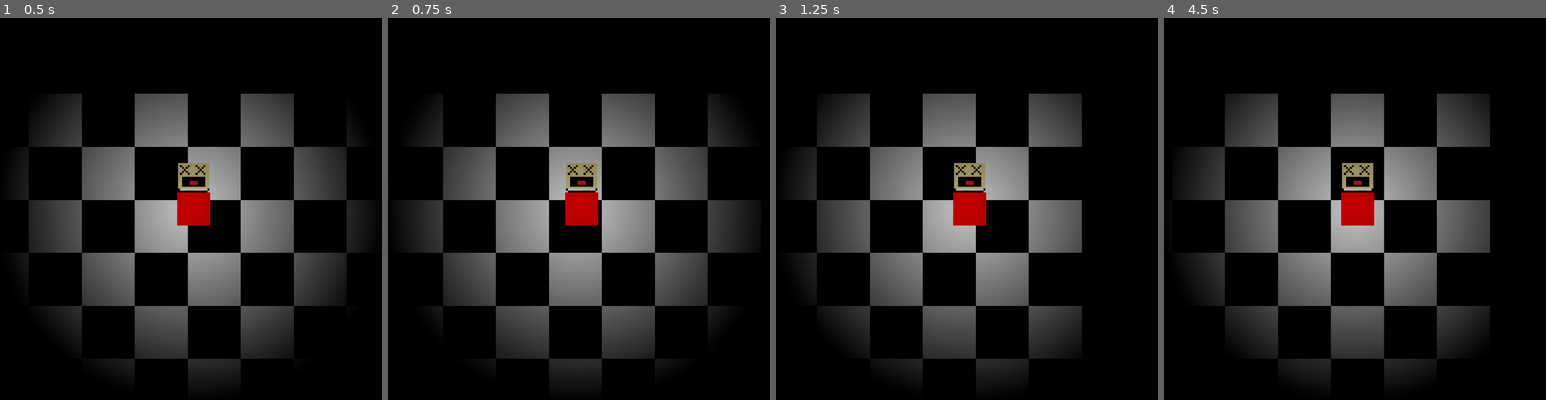
Above: before the commit, frames 1-4 (left to right).
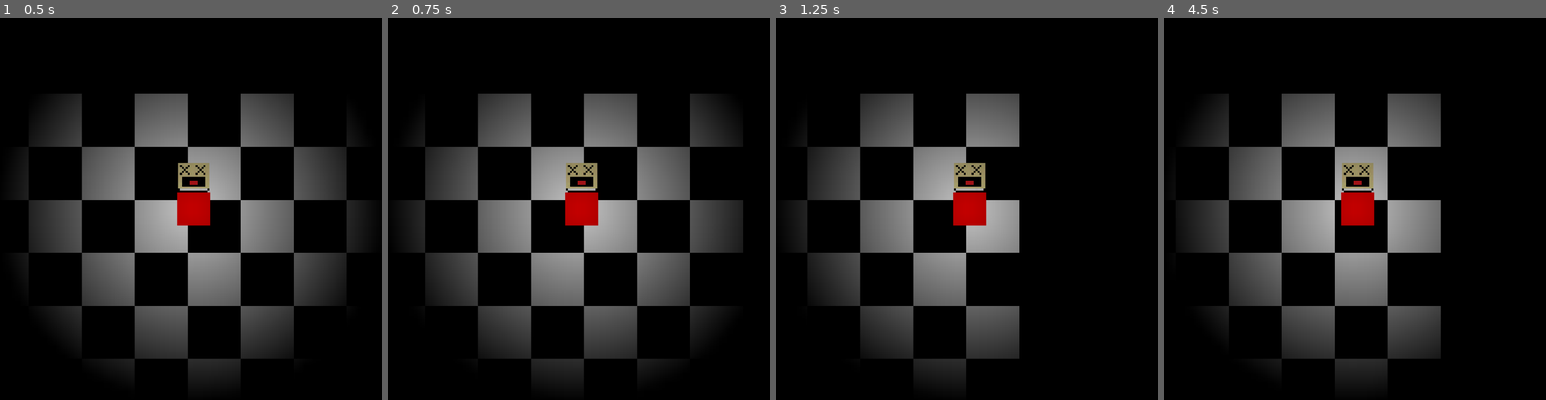
Above: after the commit, the same moments.

Repository: Vektor-Studios/Hackclub-Haven
Game: Godot game, scene res://Scenes/game.tscn
Two runs of this game, one before a commit and one after it. Both use one fixed random seed, a clock stepped at 60 frames per second and the inputs below. The engine's default icon, where the game draws it, is replaced by a stand-in: a white triangle on a blue panel in a dark square.
Inputs:
- Up to frame 1 (0.5 s): no input
- Up to frame 2 (0.75 s): tap Enter at 0.5 s; hold D (right) from 0.53 s (still down)
- Up to frame 3 (1.25 s): keep holding D (right)
- Up to frame 4 (4.5 s): release D (right) at 1.28 s; hold S (down) 1.28-2.03 s; hold D (right) 2.03-2.78 s; hold W (up) 2.78-3.53 s; hold A (left) from 3.53 s (still down)

Frame 1 is identical in both runs. In frame 2, 18% of the frame differs, in the area x 9-95%, y 19-95%; in frame 3, 37%; in frame 4, 44%, in the area x 5-86%, y 19-95%.

Commit message:
Removed Occlusion & Speed Changes
Buffed player speed and normalized the movement vector

Diff:
--- a/Scenes/hotel_map.tscn
+++ b/Scenes/hotel_map.tscn
@@ -5,26 +5,14 @@
 [sub_resource type="RectangleShape2D" id="RectangleShape2D_dr8dx"]
 size = Vector2(29, 1422)
 
-[sub_resource type="OccluderPolygon2D" id="OccluderPolygon2D_dr8dx"]
-polygon = PackedVector2Array(503.625, -933.5, 503.625, 488.5, 474.625, 488.5, 474.625, -933.5, 502.625, -933.5)
-
 [sub_resource type="RectangleShape2D" id="RectangleShape2D_dvflo"]
 size = Vector2(29, 2544)
-
-[sub_resource type="OccluderPolygon2D" id="OccluderPolygon2D_rjrkd"]
-polygon = PackedVector2Array(504, 1049.5, 475, 1049.5, 474, -1494.5, 504, -1494.5)
 
 [sub_resource type="RectangleShape2D" id="RectangleShape2D_onupe"]
 size = Vector2(326.5, 30)
 
-[sub_resource type="OccluderPolygon2D" id="OccluderPolygon2D_liagi"]
-polygon = PackedVector2Array(652.375, -237.5, 652.375, -207.5, 325.375, -208.5, 325.375, -237.5)
-
 [sub_resource type="RectangleShape2D" id="RectangleShape2D_rjrkd"]
 size = Vector2(11.002362, 0.9787302)
-
-[sub_resource type="OccluderPolygon2D" id="OccluderPolygon2D_pmr8j"]
-polygon = PackedVector2Array(494.6262, -222.9894, 494.6262, -221.9769, 483.62384, -221.9769, 483.62384, -222.9894)
 
 [node name="HotelMap" type="Node2D" unique_id=1709313961]
 
@@ -43,10 +31,6 @@
 position = Vector2(844.5, 326)
 shape = SubResource("RectangleShape2D_dr8dx")
 
-[node name="LightOccluder2D" type="LightOccluder2D" parent="Suite 1/RigidBody2D/CollisionShape2D" unique_id=1412579531]
-position = Vector2(-489.125, 222.5)
-occluder = SubResource("OccluderPolygon2D_dr8dx")
-
 [node name="RigidBody2D2" type="StaticBody2D" parent="Suite 1" unique_id=550944730]
 scale = Vector2(0.03374958, 0.03374958)
 collision_layer = 2
@@ -54,10 +38,6 @@
 [node name="CollisionShape2D" type="CollisionShape2D" parent="Suite 1/RigidBody2D2" unique_id=268181881]
 position = Vector2(489.125, -236)
 shape = SubResource("RectangleShape2D_dvflo")
-
-[node name="LightOccluder2D" type="LightOccluder2D" parent="Suite 1/RigidBody2D2/CollisionShape2D" unique_id=630522774]
-position = Vector2(-489.125, 222.5)
-occluder = SubResource("OccluderPolygon2D_rjrkd")
 
 [node name="RigidBody2D3" type="StaticBody2D" parent="Suite 1" unique_id=1665198409]
 position = Vector2(-2.261222, 0)
@@ -68,16 +48,9 @@
 position = Vector2(733.75, -370)
 shape = SubResource("RectangleShape2D_onupe")
 
-[node name="LightOccluder2D" type="LightOccluder2D" parent="Suite 1/RigidBody2D3/CollisionShape2D" unique_id=910041001]
-position = Vector2(-489.125, 222.5)
-occluder = SubResource("OccluderPolygon2D_liagi")
-
 [node name="StaticBody2D" type="StaticBody2D" parent="Suite 1" unique_id=1170511474]
+collision_layer = 2
 
 [node name="CollisionShape2D" type="CollisionShape2D" parent="Suite 1/StaticBody2D" unique_id=706409035]
 position = Vector2(22.510973, 34.4752)
 shape = SubResource("RectangleShape2D_rjrkd")
-
-[node name="LightOccluder2D" type="LightOccluder2D" parent="Suite 1/StaticBody2D/CollisionShape2D" unique_id=1212790766]
-position = Vector2(-489.125, 222.5)
-occluder = SubResource("OccluderPolygon2D_pmr8j")
--- a/Scripts/player.gd
+++ b/Scripts/player.gd
@@ -1,8 +1,7 @@
 extends CharacterBody2D
 
 
-const SPEED = 300.0
-const JUMP_VELOCITY = -400.0
+const SPEED = 500.0
 var current_food = null
 
 func _ready() -> void:
@@ -20,6 +19,9 @@
 func _physics_process(_delta: float) -> void:
 
 	var direction := Vector2(Input.get_axis("left", "right"),Input.get_axis("up", "down"))
+
+	direction = direction.normalized()
+
 	if direction:
 		velocity = direction * SPEED
 	else:
